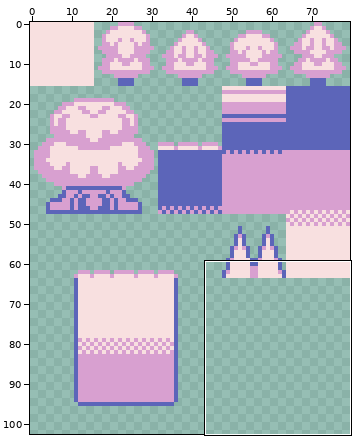
Edited in one commit: sprite sheet (Assets/Images/dream_tileset.png). The picture above shows the old version from afar; the outline marks the close-up.
Close-up. Before:
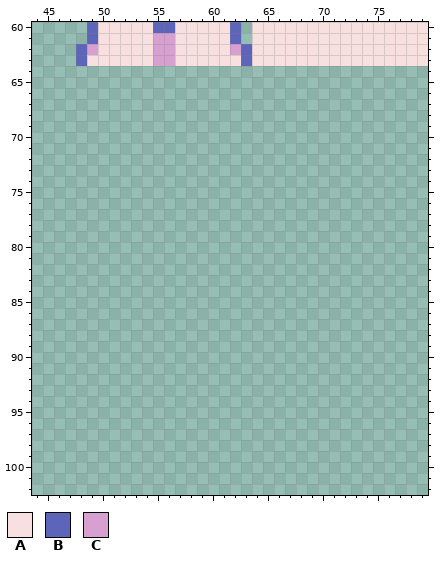
The file is 80x160 pixels. Shown: x 44..79, y 60..102. The wide view leaves out empty margins.
Palette (. is transparent): A #f8e0e0  B #5c65b9  C #d8a0d0
Pixels before, first column x 48:
60 .BAAAAABBAAAAAB.AAAAAAAAAAAAAAAA
61 .BAAAAACCAAAAAB.AAAAAAAAAAAAAAAA
62 BCAAAAACCAAAAACBAAAAAAAAAAAAAAAA
63 BAAAAAACCAAAAAABAAAAAAAAAAAAAAAA
After the commit:
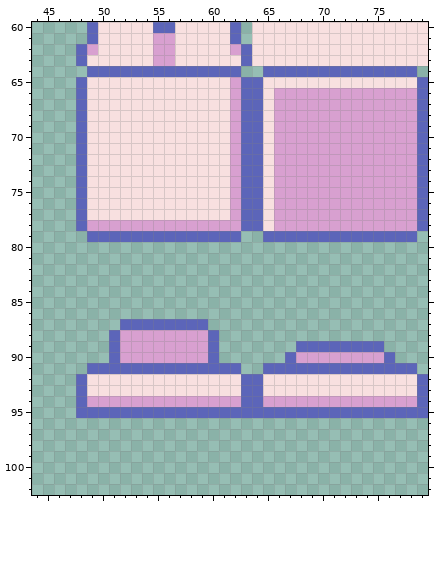
Diff:
y 64: x 49..62 .............. -> BBBBBBBBBBBBBB; x 65..78 .............. -> BBBBBBBBBBBBBB
y 65: x 48..79 ................................ -> BAAAAAAAAAAAAACBBAAAAAAAAAAAAAAB
y 66..77: x 48..79 ................................ -> BAAAAAAAAAAAAACBBACCCCCCCCCCCCCB
y 78: x 48..79 ................................ -> BCCCCCCCCCCCCCCBBACCCCCCCCCCCCCB
y 79: x 49..62 .............. -> BBBBBBBBBBBBBB; x 65..78 .............. -> BBBBBBBBBBBBBB
y 87: x 52..59 ........ -> BBBBBBBB
y 88: x 51..60 .......... -> BCCCCCCCCB
y 89: x 51..60 .......... -> BCCCCCCCCB; x 68..75 ........ -> BBBBBBBB
y 90: x 51..60 .......... -> BCCCCCCCCB; x 67..76 .......... -> BCCCCCCCCB
y 91: x 49..62 .............. -> BBBBBBBBBBBBBB; x 65..78 .............. -> BBBBBBBBBBBBBB
y 92..93: x 48..79 ................................ -> BAAAAAAAAAAAAAABBAAAAAAAAAAAAAAB
y 94: x 48..79 ................................ -> BCCCCCCCCCCCCCCBBCCCCCCCCCCCCCCB
y 95: x 48..79 ................................ -> BBBBBBBBBBBBBBBBBBBBBBBBBBBBBBBB
Changed places in both close-ups, as pixel boxes (x1, y1, x2, y2):
added: (76, 66, 428, 242)
added: (76, 319, 428, 418)
